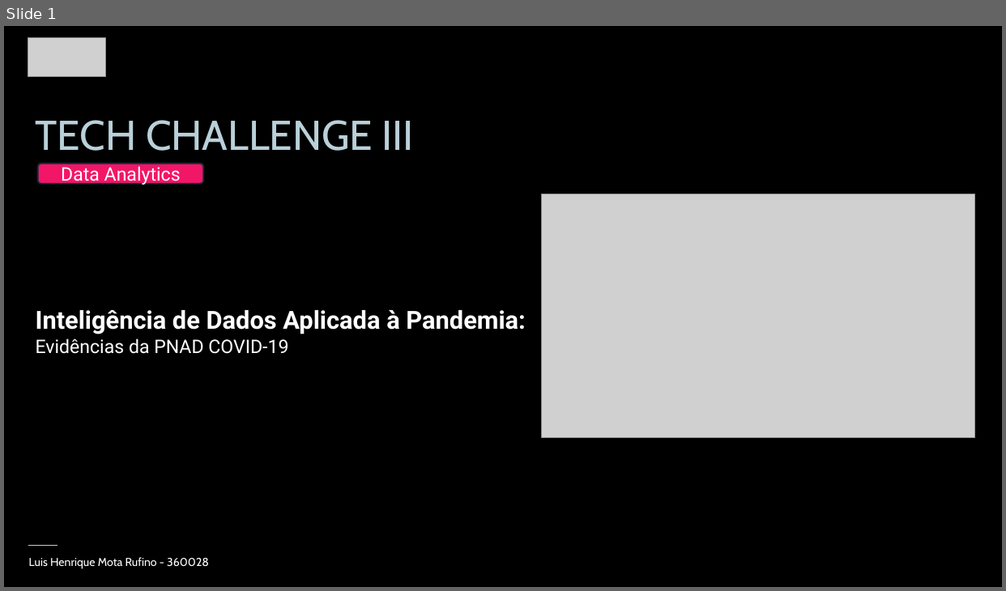
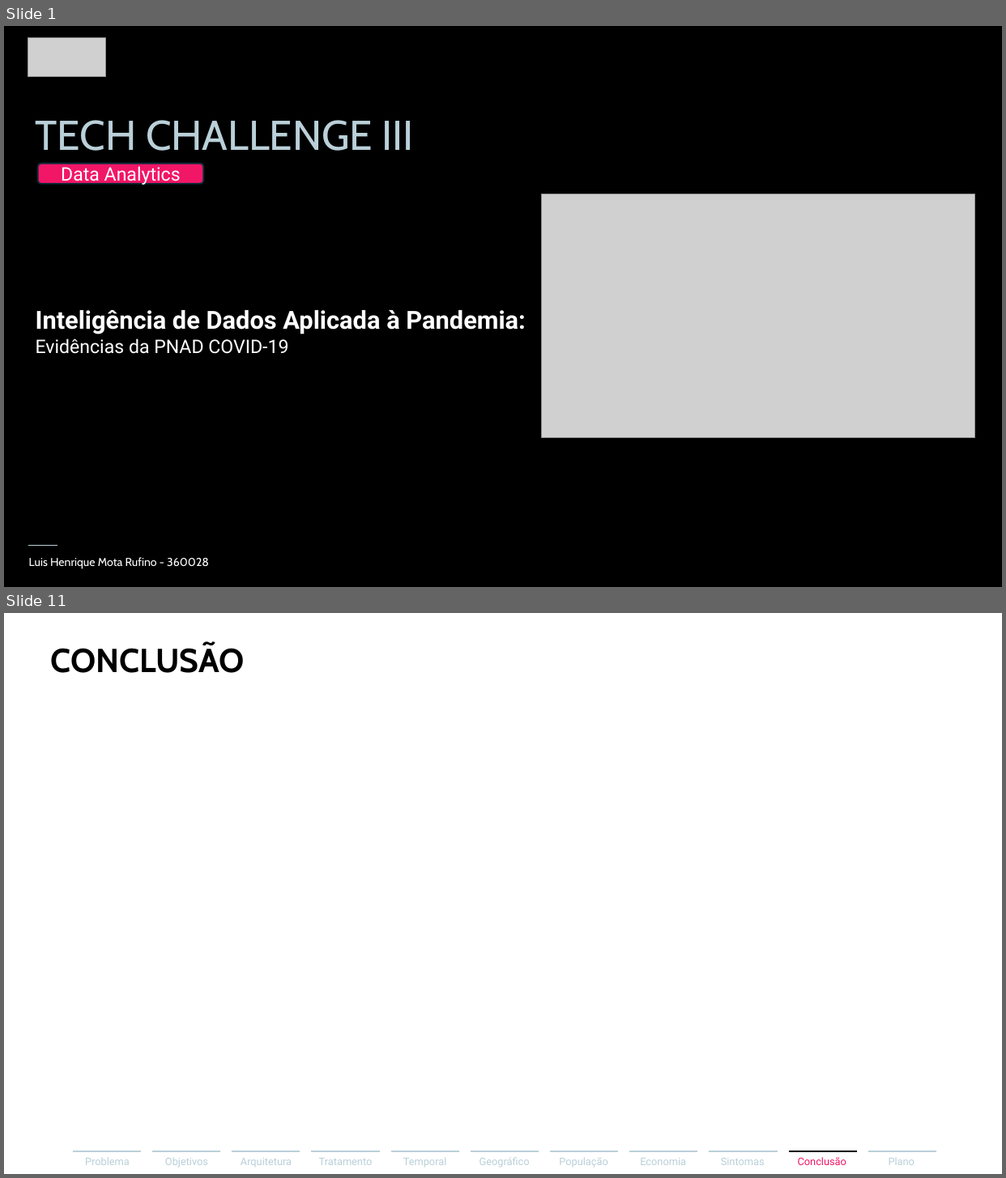
Before and after one commit to luishrufino/bigdata_covid, a slide deck: Relatório de Resultados.pptx. Shown one above the other, each under a label of ours: slide 1 before the commit, slides 1 and 11 after it; the slides between them are not shown. The pictures are 1006x591 and 1006x1178 pixels, drawn with LibreOffice and Linux fonts; fonts in the diff are those of the drawing; grey boxes stand for pictures. Boxes give left, top, right and bottom in pixels: in the first picture for what was removed or moved away, otherwise in the second. Text is boxed around its words. In the diff, an @@ line names an element or a change of style, - is before the commit and + after.

```diff
--- a/Relatório de Resultados.pptx
+++ b/Relatório de Resultados.pptx
@@ slide 11 added at [4,613,1002,1174], background #FFFFFF @@
@@ text added at [50,645,245,673], 32 pt, text #000000, bold @@
+CONCLUSÃO
@@ line added from (73, 1152) to (141, 1152), #BAD0D9 1.5 pt @@
@@ text added at [85,1158,130,1165], 10 pt, text #BAD0D9 @@
+Problema
@@ line added from (152, 1152) to (220, 1152), #BAD0D9 1.5 pt @@
@@ text added at [165,1158,208,1168], 10 pt, text #BAD0D9 @@
+Objetivos
@@ line added from (232, 1152) to (300, 1152), #BAD0D9 1.5 pt @@
@@ text added at [241,1158,292,1167], 10 pt, text #BAD0D9 @@
+Arquitetura
@@ line added from (312, 1152) to (380, 1152), #BAD0D9 1.5 pt @@
@@ text added at [319,1158,373,1165], 10 pt, text #BAD0D9 @@
+Tratamento
@@ line added from (391, 1152) to (459, 1152), #BAD0D9 1.5 pt @@
@@ text added at [403,1158,447,1167], 10 pt, text #BAD0D9 @@
+Temporal
@@ line added from (471, 1152) to (539, 1152), #BAD0D9 1.5 pt @@
@@ text added at [479,1157,530,1168], 10 pt, text #BAD0D9 @@
+Geográfico
@@ line added from (550, 1152) to (619, 1152), #BAD0D9 1.5 pt @@
@@ text added at [559,1158,608,1168], 10 pt, text #BAD0D9 @@
+População
@@ line added from (630, 1152) to (698, 1152), #BAD0D9 1.5 pt @@
@@ text added at [640,1158,686,1165], 10 pt, text #BAD0D9 @@
+Economia
@@ line added from (710, 1152) to (778, 1152), #BAD0D9 1.5 pt @@
@@ text added at [721,1158,765,1165], 10 pt, text #BAD0D9 @@
+Sintomas
@@ line added from (789, 1152) to (857, 1152), #000000 1.5 pt @@
@@ text added at [798,1157,846,1165], 10 pt, text #F21667 @@
+Conclusão
@@ line added from (868, 1152) to (937, 1152), #BAD0D9 1.5 pt @@
@@ text added at [889,1158,914,1165], 10 pt, text #BAD0D9 @@
+Plano
```
Also in this commit, not shown: 5 slides changed, 5 other slides added, 5 slides removed, 3 other files.
